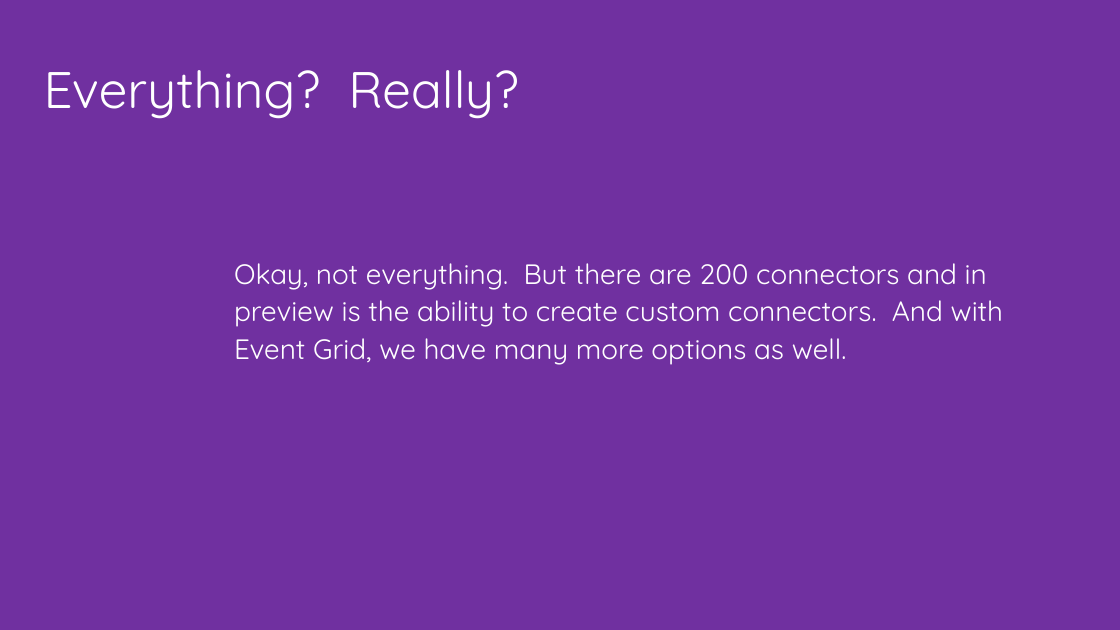
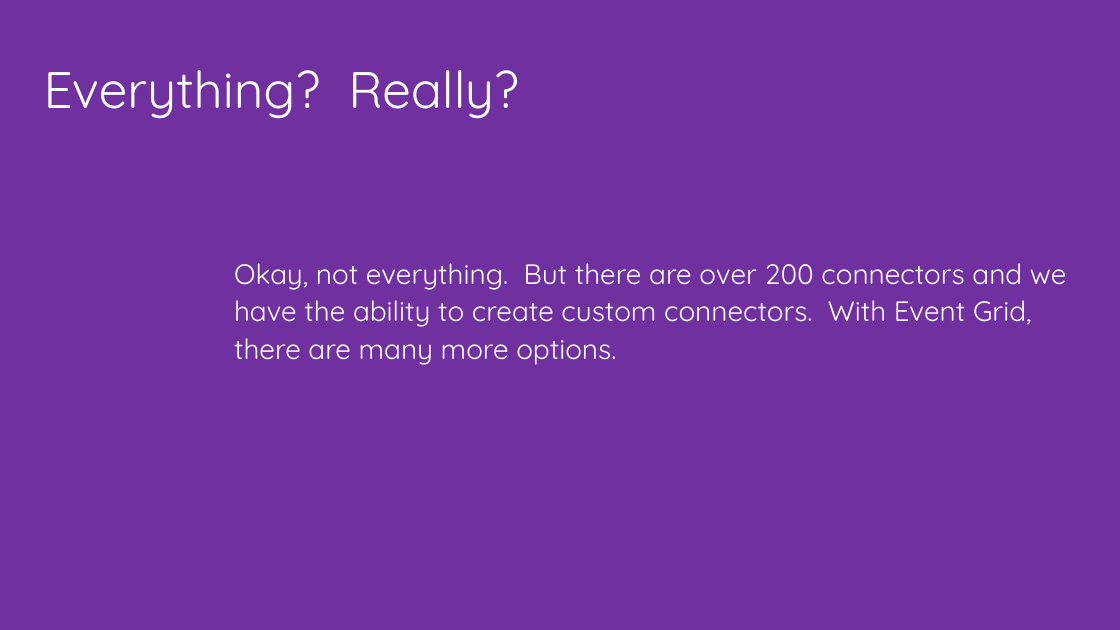
Before and after one commit to codingwithsasquatch/serverless_ninjas_workshop, a slide deck: slide 2 of 5-Logic_App_Overview/Serverless_Workshop-Logic_Apps_Overview.pptx. Drawn at 1120x630 pixels with LibreOffice and Linux fonts; fonts in the diff are those of the drawing. Boxes give left, top, right and bottom in pixels: in the first picture for what was removed or moved away, otherwise in the second. Text is boxed around its words. In the diff, an @@ line names an element or a change of style, - is before the commit and + after.

Commit message:
Updated slides

```diff
--- a/5-Logic_App_Overview/Serverless_Workshop-Logic_Apps_Overview.pptx
+++ b/5-Logic_App_Overview/Serverless_Workshop-Logic_Apps_Overview.pptx
@@ text at box(234, 263, 1067, 365): text changed @@
-Okay, not everything. But there are 200 connectors and in
-preview is the ability to create custom connectors. And with
-Event Grid, we have many more options as well.
+Okay, not everything. But there are over 200 connectors and we
+have the ability to create custom connectors. With Event Grid,
+there are many more options.
```
Also in this commit, not shown: 7 other slides changed, 13 slides added, 6 slides removed, 2 other files.
